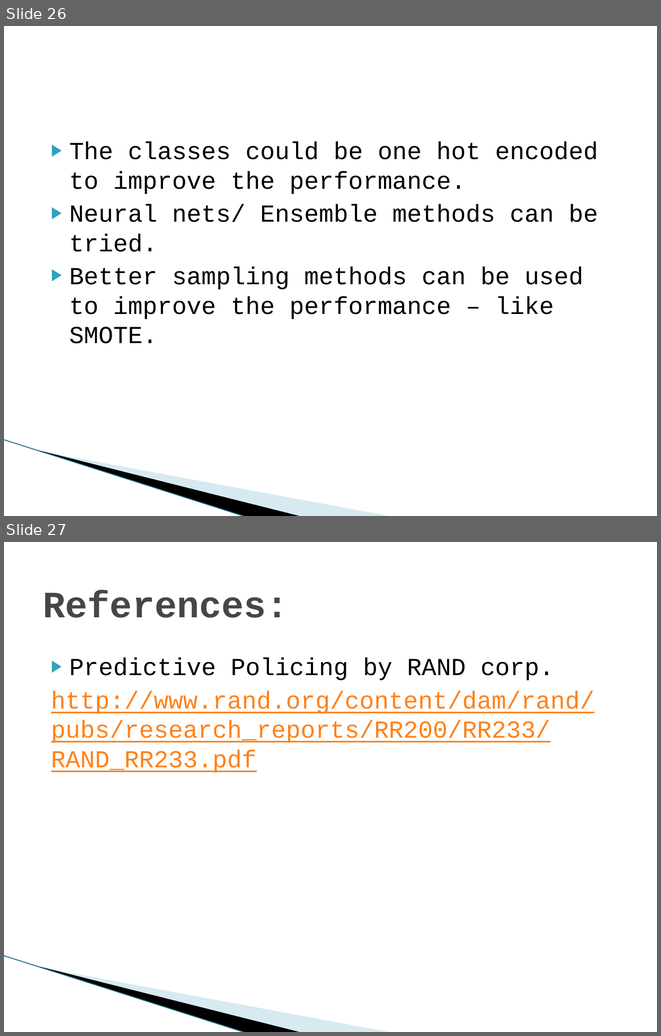
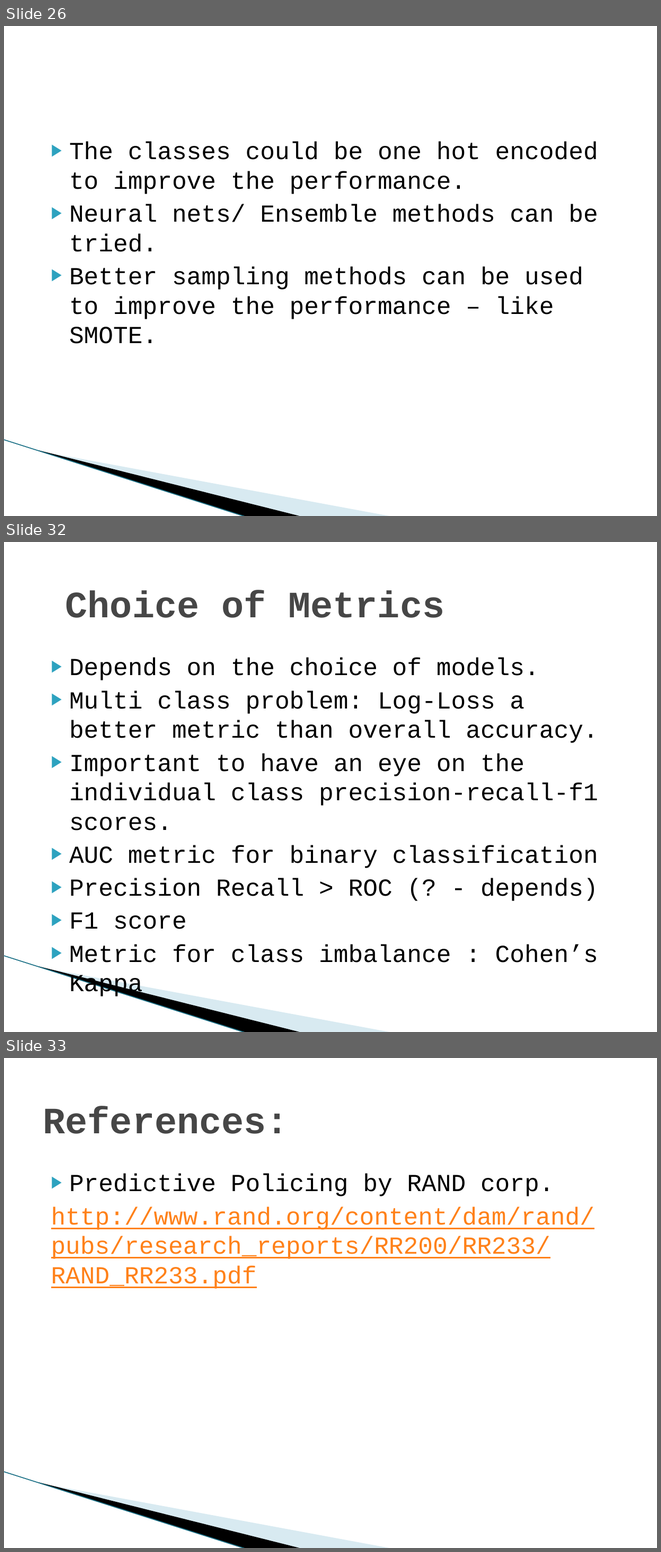
Before and after one commit to keshavramaswamy/ipython-notebooks, a slide deck: infor/Boston Crime Prediction.pptx. Shown one above the other, each under a label of ours: slides 26 and 27 before the commit, slides 26, 32 and 33 after it; the slides between them are not shown. The pictures are 661x1036 and 661x1552 pixels, drawn with LibreOffice and Linux fonts; fonts in the diff are those of the drawing; background and template pictures are left out. Boxes give left, top, right and bottom in pixels: in the first picture for what was removed or moved away, otherwise in the second. Text is boxed around its words. In the diff, an @@ line names an element or a change of style, - is before the commit and + after.

```diff
--- a/infor/Boston Crime Prediction.pptx
+++ b/infor/Boston Crime Prediction.pptx
@@ slide 32 added at bbox=[4, 542, 657, 1032], background #FFFFFF; not listed: 3 template elements that a slide beside it also shows @@
@@ title added at bbox=[65, 590, 445, 618], 41 pt, text #464646, bold @@
+Choice of Metrics
@@ text added at bbox=[69, 658, 598, 962], 27 pt, text #000000 @@
+▶ Depends on the choice of models.
+▶ Multi class problem: Log-Loss a better metric than overall accuracy.
+▶ Important to have an eye on the individual class precision-recall-f1 scores.
+▶ AUC metric for binary classification
+▶ Precision Recall > ROC (? - depends)
+▶ F1 score
+▶ Metric for class imbalance : Cohen’s Kappa
@@ what was slide 27 is now slide 33 @@
```
Also in this commit, not shown: 5 other slides added.
